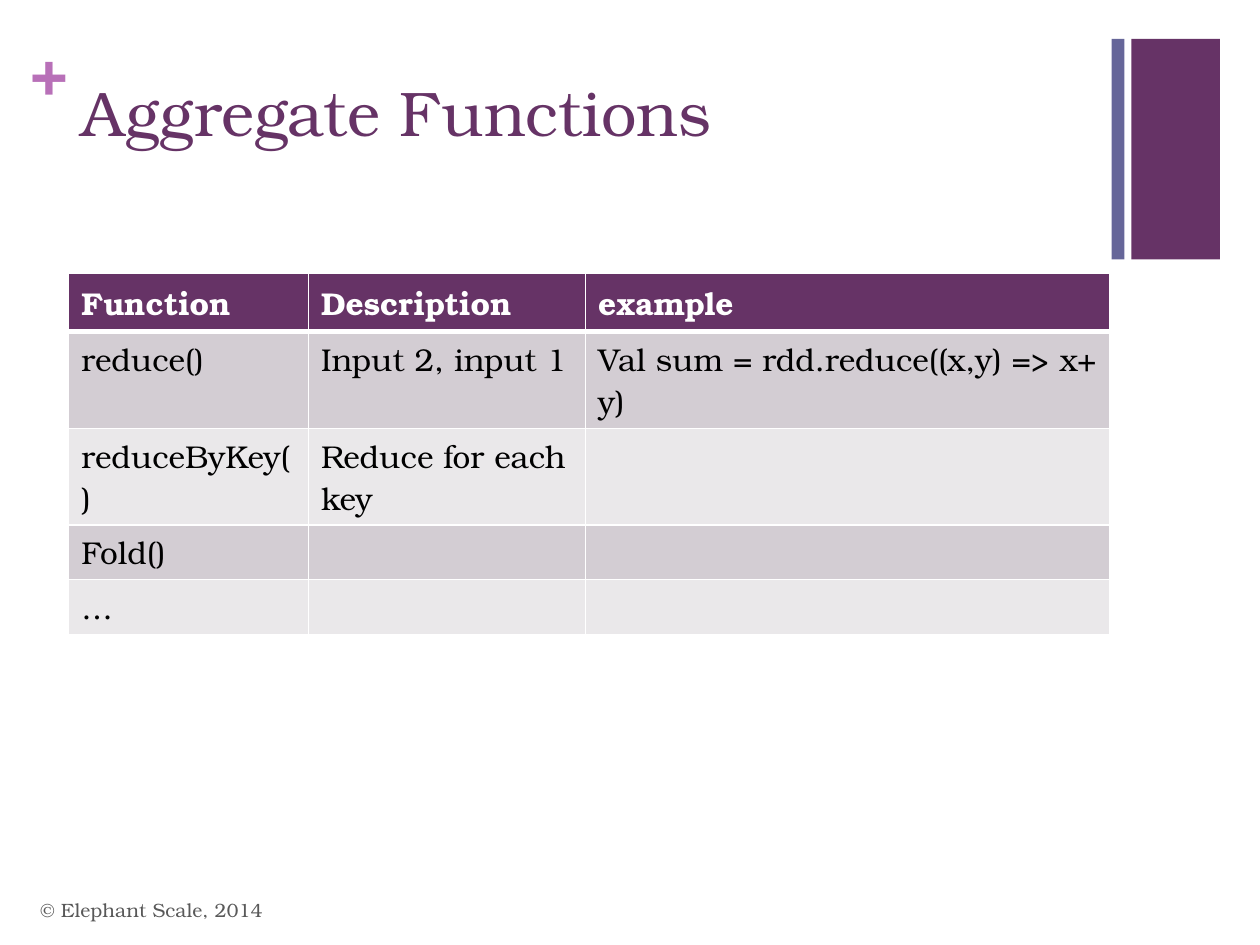
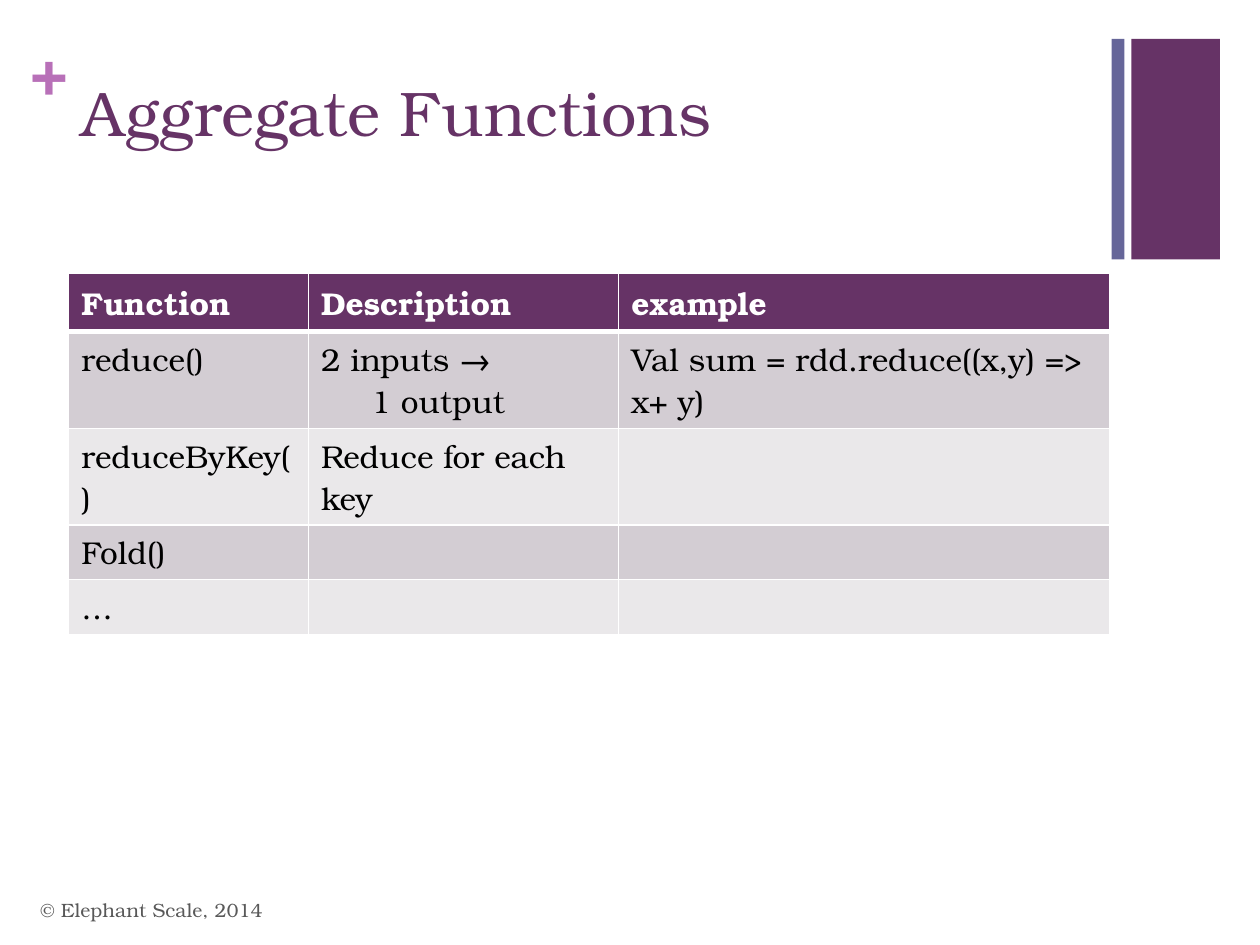
Before and after one commit to mattvinks/spark-labs, a slide deck: slide 43 of slides/02_Spark_Intro.pptx (slide 32 before the commit). Drawn at 1260x945 pixels with LibreOffice and Linux fonts; fonts in the diff are those of the drawing. Boxes give left, top, right and bottom in pixels: in the first picture for what was removed or moved away, otherwise in the second. Text is boxed around its words. In the diff, an @@ line names an element or a change of style, - is before the commit and + after.

```diff
--- a/slides/02_Spark_Intro.pptx
+++ b/slides/02_Spark_Intro.pptx
@@ table at bbox=[69, 273, 1110, 604] @@
-row 2, column 2: Input 2, input 1
+row 2, column 2: 2 inputs → 1 output
```
Also in this commit, not shown: 10 other slides changed, 19 slides added, 2 slides removed, 2 other files.
